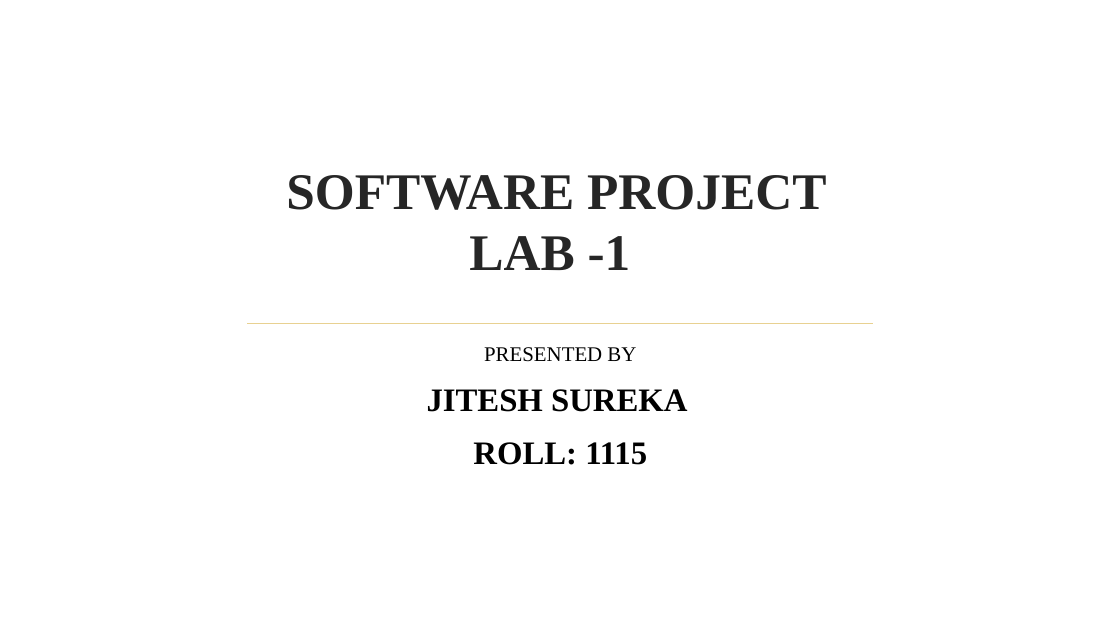
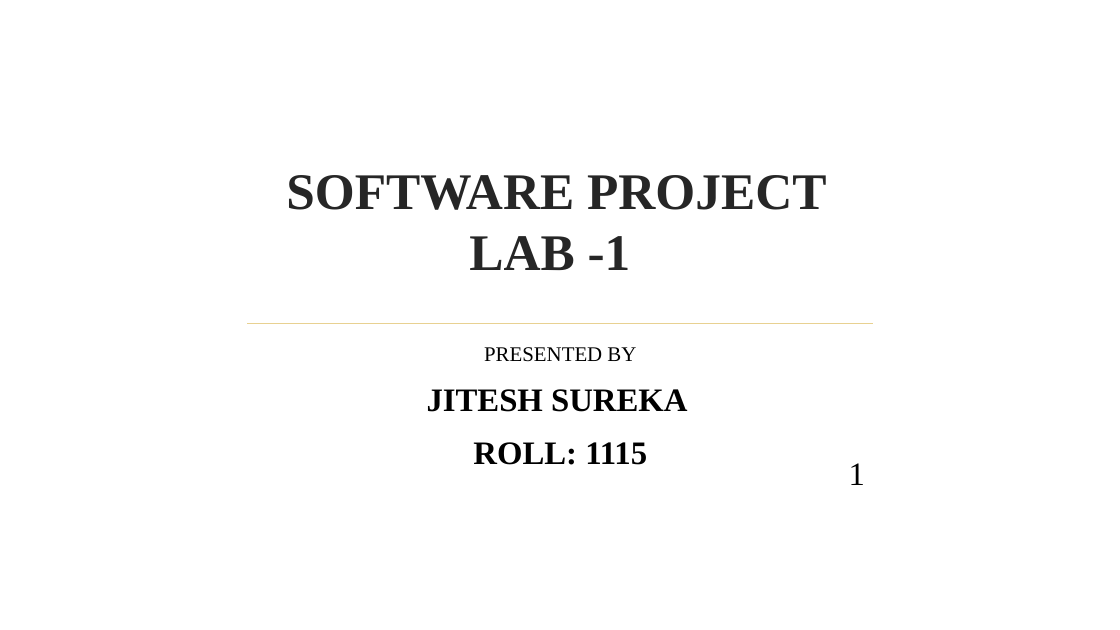
Before and after one commit to jsureka/ImageX, a slide deck: slide 1 of SOFTWARE PROJECT LAB -1.pptx. Drawn at 1120x630 pixels with LibreOffice and Linux fonts; fonts in the diff are those of the drawing; background and template pictures are left out. Boxes give left, top, right and bottom in pixels: in the first picture for what was removed or moved away, otherwise in the second. Text is boxed around its words. In the diff, an @@ line names an element or a change of style, - is before the commit and + after.

```diff
--- a/SOFTWARE PROJECT LAB -1.pptx
+++ b/SOFTWARE PROJECT LAB -1.pptx
@@ page number added at (849, 463, 865, 485), 28 pt, text #000000 @@
+1
```
Also in this commit, not shown: 10 other slides changed, 10 other files.
